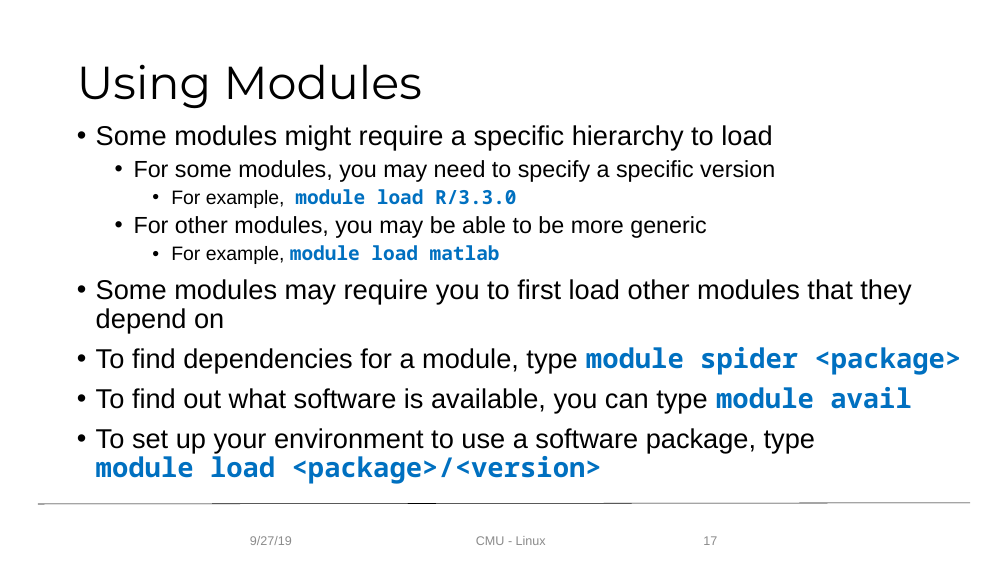
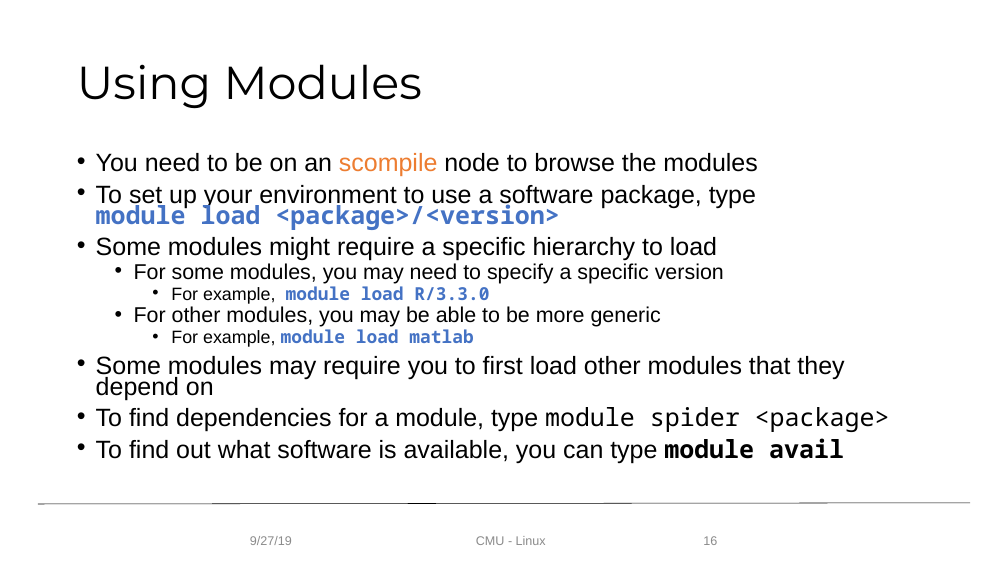
Before and after one commit to ResearchComputing/CMU_HPC_2019, a slide deck: slide 16 of Linux/Intro_Linux.pptx (slide 17 before the commit). Drawn at 1008x567 pixels with LibreOffice and Linux fonts; fonts in the diff are those of the drawing; background and template pictures are left out. Boxes give left, top, right and bottom in pixels: in the first picture for what was removed or moved away, otherwise in the second. Text is boxed around its words. In the diff, an @@ line names an element or a change of style, - is before the commit and + after.

```diff
--- a/Linux/Intro_Linux.pptx
+++ b/Linux/Intro_Linux.pptx
@@ text "You need to be on ...": place and size @@
-text "You need to be on ..." at bbox=[96, 125, 961, 484]
+text "You need to be on ..." at bbox=[96, 153, 890, 463]
@@ text at bbox=[96, 153, 757, 230]: paragraphs added @@
+• You need to be on an scompile node to browse the modules
+• To set up your environment to use a software package, type module load <package>/<version>
@@ text at bbox=[96, 237, 890, 463]: size 25.9 to 23.8 pt in "Some modules might require a specific hierarchy ...", "Some modules may require you to first ...", "To find dependencies for a module, type ...", "To find out what software is available, ..."; size 22.2 to 20.4 pt in "For some modules, you may need to ...", "For other modules, you may be able ..."; size 18.5 to 17 pt in "For example, module load R/3.3.0", "For example, module load matlab"; text colour #0070C0 to #4472C4 in "module load R/3.3.0", "module load matlab"; text colour #0070C0 to #000000 in "module spider <package>", "module avail"; bold off in "module spider <package>"; line spacing 0.9 to 0.7 @@
@@ text at bbox=[96, 428, 815, 484]: paragraph removed @@
-• To set up your environment to use a software package, type module load <package>/<version>
@@ page number at bbox=[703, 536, 717, 545]: text changed @@
-17
+16
```
Also in this commit, not shown: 5 other slides changed, 1 slide removed, 1 other file.
